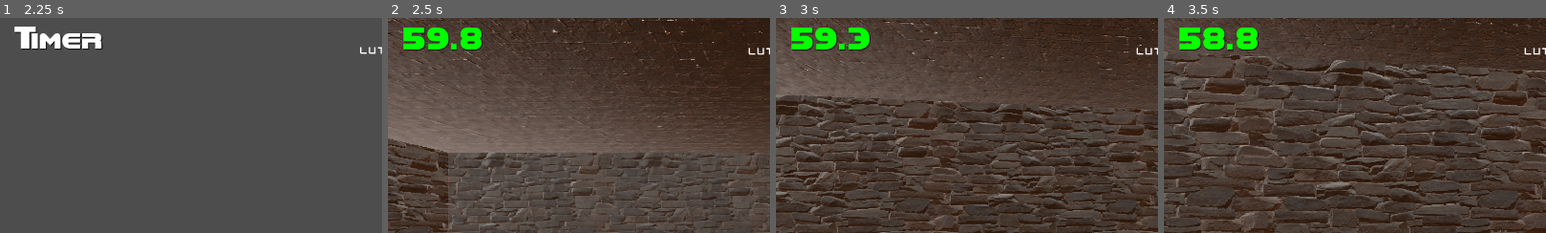
Above: before the commit, frames 1-4 (left to right).
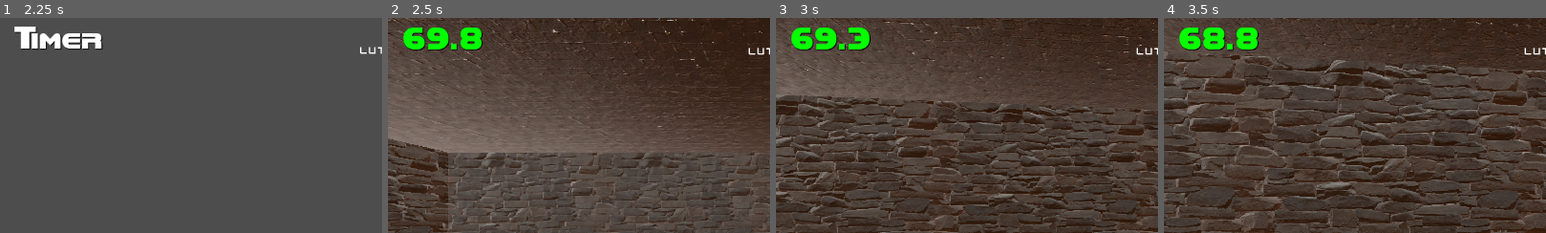
Above: after the commit, the same moments.

Repository: felipemarley/tic-tac-shot
Game: Godot game, scene res://scene/main_menu.tscn
Same seed, same stepped clock (60 frames per second), same inputs: the game is played once before the commit and once after it.
Inputs (mouse positions are % of the whole screen's width and height, from its top left):
- Up to frame 1 (2.25 s): click "Iniciar Jogo" at 0.5 s; click (41, 34) at 1.25 s; tap Enter (ui_accept) at 2 s; move the mouse to (55, 50) at 2.02 s; hold Up (ui_up) from 2.03 s (still down); hold Shift (sprint) from 2.03 s (still down); click (55, 50) at 2.17 s
- Up to frame 2 (2.5 s): keep holding Up (ui_up); keep holding Shift (sprint); tap Enter (ui_accept) at 2.27 s
- Up to frame 3 (3 s): keep holding Up (ui_up); move the mouse to (45, 50) at 2.77 s; release Shift (sprint) at 2.78 s; tap E at 2.85 s; click (45, 50) at 2.92 s
- Up to frame 4 (3.5 s): keep holding Up (ui_up); tap Enter (ui_accept) at 3.02 s
The pictures show only the part of the screen within x 0-50%, y 2-52%; the shares and areas given below are measured in that part.

Frame 1 is identical in both runs. In frame 2, 0.2% of the frame differs, in the area x 4-10%, y 4-16%; in frame 3, 0.2%; in frame 4, 0.2%.

Commit message:
fix: balanceamento

Diff:
--- a/scene/HUD.tscn
+++ b/scene/HUD.tscn
@@ -332,6 +332,7 @@
 offset_top = 592.0
 offset_right = 1133.32
 offset_bottom = 634.251
+mouse_default_cursor_shape = 2
 theme = ExtResource("6_0qwpj")
 text = "Novo Jogo"
 
--- a/scene/level.gd
+++ b/scene/level.gd
@@ -92,7 +92,7 @@
 		for tile in dun_gen.room_tiles:
 			randomize()
 			var spawn_enemy_chanc : int = randi_range(1, (tile.size()/2))
-			if(spawn_enemy_chanc < tile.size() / 2 and spawn_enemy_chanc > min_required/24):
+			if(spawn_enemy_chanc < tile.size() / 2 and spawn_enemy_chanc > min_required/22):
 				continue
 			if tile.has(cell):
 				var e = enemy_scene.instantiate()
--- a/scripts/GameManager.gd
+++ b/scripts/GameManager.gd
@@ -14,7 +14,7 @@
 signal phase_time_limit_changed(new_limit: float)
 
 
-var fps_phase_time_limit: float = 60.0  # Tempo inicial
+var fps_phase_time_limit: float = 70.0  # Tempo inicial
 var current_time: float = 0.0
 var time_is_running: bool = false
 var difficulty_curve: Curve = Curve.new()  # Para ajustar a progressão
@@ -73,11 +73,11 @@
 
 func start_new_fps_round(total_enemies: int) -> void:
 	# Ajusta dificuldade baseado no progresso do jogo
-	var progress = float(player_choices_counter) / 9.0
+	var progress = float(player_choices_counter) / 8.0
 	var difficulty = difficulty_curve.sample(progress)
 
 	# Define tempo e inimigos balanceados
-	fps_phase_time_limit = max(20.0, 60.0 - (40.0 * progress))  # Diminui tempo
+	fps_phase_time_limit = max(40.0, 70.0 - (40.0 * progress))  # Diminui tempo
 	enemies_in_current_round = min(15, ceil(total_enemies * (0.5 + difficulty)))  # Limita inimigos
 
 	current_time = fps_phase_time_limit
--- a/scripts/pause_menu.gd
+++ b/scripts/pause_menu.gd
@@ -2,6 +2,11 @@
 
 @onready var hud_main = $".."
 @onready var options = $OptionsMenu
+@onready var bttn_sair = $Panel/VBoxContainer/Sair
+
+
+#func _ready() -> void:
+	#bttn_sair.pressed.connect(GameManager._start_new_game) # Chama a função de reinício no GameManager
 
 func _on_voltar_pressed() -> void:
 	hud_main.pauseMenu()
@@ -9,7 +14,7 @@
 func _on_opções_pressed() -> void:
 	options.visible = true
 
-
 func _on_sair_pressed() -> void:
+	#GameManager._start_new_game() # Chama a função de reinício no GameManager
 	# Vai para o menu
 	get_tree().change_scene_to_file("res://scene/main_menu.tscn")
Not shown, added: export_presets.cfg
Binary file added: tic-tac-shot.apple-touch-icon.png
Not shown, added: tic-tac-shot.apple-touch-icon.png.import
Binary file added: tic-tac-shot.icon.png
Not shown, added: tic-tac-shot.icon.png.import
Binary file added: tic-tac-shot.png
Not shown, added: tic-tac-shot.png.import
Not shown, added: TicTacShotWebV1.zip
Not shown, added: tic-tac-shot.audio.position.worklet.js
Not shown, added: tic-tac-shot.audio.worklet.js
Not shown, added: tic-tac-shot.html
Not shown, added: tic-tac-shot.js
(and 2 more such lines)
